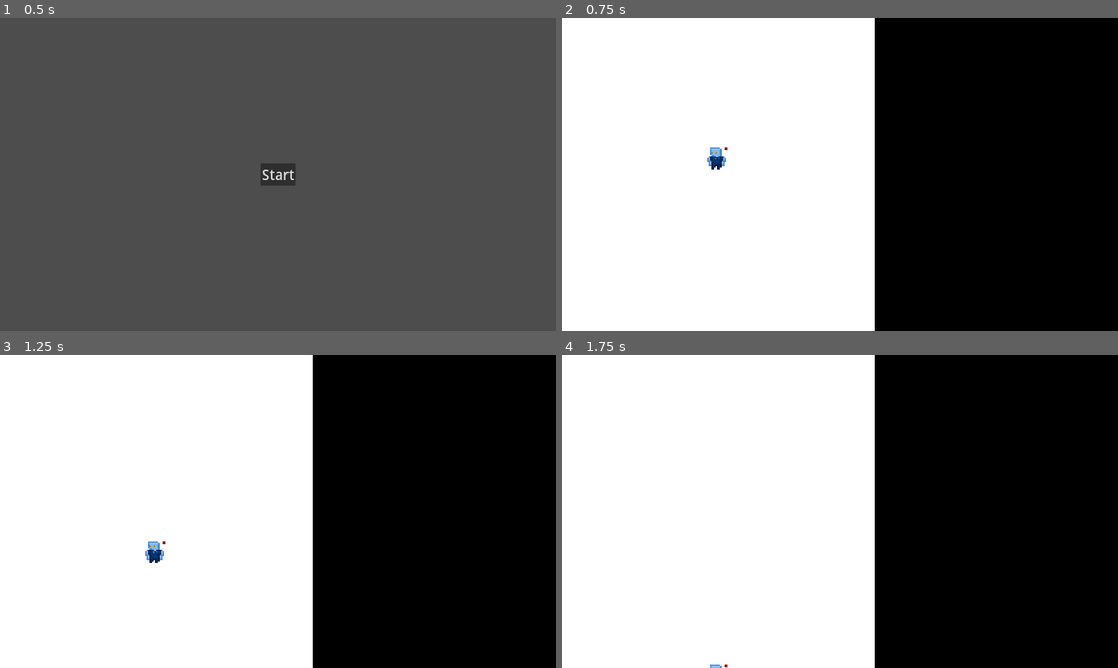
Above: before the commit, frames 1-4 (two rows, left to right).
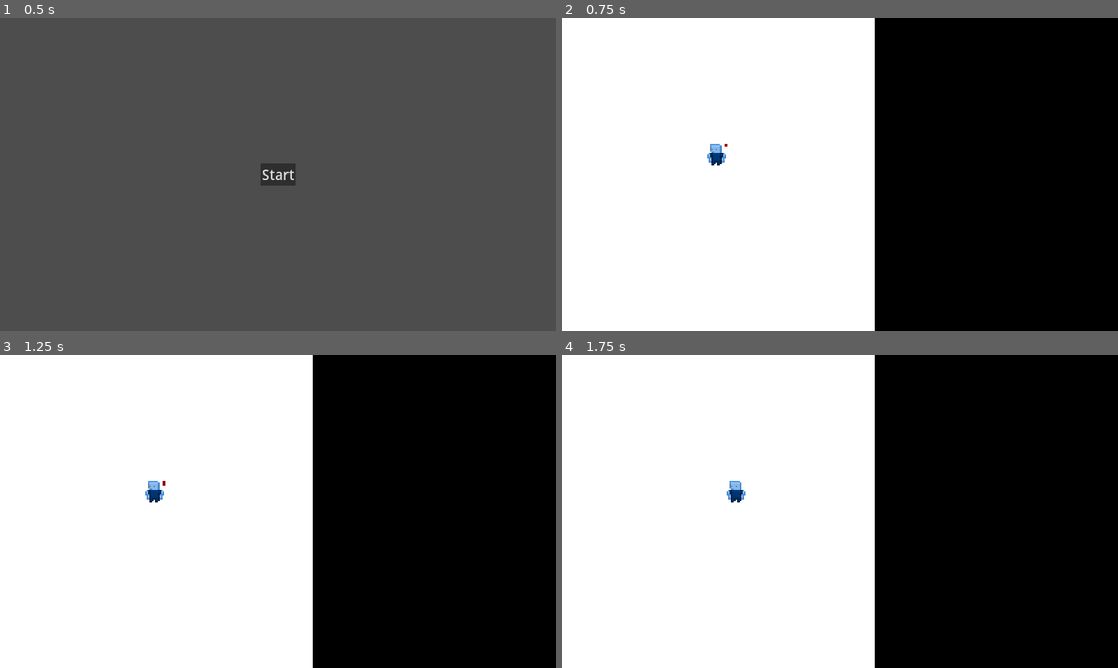
Above: after the commit, the same moments.

Repository: calvinowen27/LiveDieEscape
Game: Godot game, scene res://scenes/ui/title_screen.tscn
Two runs of this game, one before a commit and one after it. Both use one fixed random seed, a clock stepped at 60 frames per second and the inputs below.
Inputs:
- Up to frame 1 (0.5 s): no input
- Up to frame 2 (0.75 s): click "Start" at 0.5 s
- Up to frame 3 (1.25 s): no input
- Up to frame 4 (1.75 s): hold D (move_right) from 1.28 s (still down)

Frame 1 is identical in both runs. In frame 2, 0.2% of the frame differs, in the area x 26-30%, y 40-49%; in frame 3, 0.3%, in the area x 26-30%, y 40-67%; in frame 4, 0.2%.

Commit message:
state machine idle <--> walk working correctly, looking good

Diff:
--- a/player_state.gd
+++ /dev/null
@@ -1,6 +0,0 @@
-extends State
-
-class_name PlayerState
-
-func _physics_process(delta: float) -> void:
-	pass
--- a/scenes/player/player.tscn
+++ b/scenes/player/player.tscn
@@ -1,23 +1,35 @@
-[gd_scene load_steps=5 format=3 uid="uid://dsjw11gafshw3"]
+[gd_scene load_steps=7 format=3 uid="uid://dsjw11gafshw3"]
 
 [ext_resource type="PackedScene" uid="uid://c8qusfhw71qlq" path="res://scenes/player/player_walk.tscn" id="1_5cvwq"]
 [ext_resource type="Script" path="res://scenes/player/player.gd" id="1_fa2xx"]
+[ext_resource type="Script" path="res://scenes/player/player_state.gd" id="2_4s0rh"]
 [ext_resource type="PackedScene" uid="uid://dx4duiho1gprs" path="res://scenes/player/player_idle.tscn" id="2_ml3m3"]
 [ext_resource type="SpriteFrames" uid="uid://dq3cnfmwtht6e" path="res://resources/art/player_animations.tres" id="4_nowlt"]
 
+[sub_resource type="CapsuleShape2D" id="CapsuleShape2D_mifri"]
+radius = 32.0
+height = 76.0
+
 [node name="Player" type="RigidBody2D"]
+gravity_scale = 0.0
+lock_rotation = true
 script = ExtResource("1_fa2xx")
 
-[node name="StateMachine" type="Node2D" parent="."]
+[node name="PlayerState" type="Node" parent="."]
+script = ExtResource("2_4s0rh")
+
+[node name="PlayerIdle" parent="PlayerState" instance=ExtResource("2_ml3m3")]
 metadata/_edit_group_ = true
 
-[node name="PlayerIdle" parent="StateMachine" instance=ExtResource("2_ml3m3")]
-
-[node name="PlayerWalk" parent="StateMachine" instance=ExtResource("1_5cvwq")]
+[node name="PlayerWalk" parent="PlayerState" instance=ExtResource("1_5cvwq")]
 speed = 2
+metadata/_edit_group_ = true
 
 [node name="CollisionShape2D" type="CollisionShape2D" parent="."]
+position = Vector2(-3, 1)
+shape = SubResource("CapsuleShape2D_mifri")
 
-[node name="AnimatedSprite2D" type="AnimatedSprite2D" parent="CollisionShape2D"]
+[node name="AnimatedSprite2D" type="AnimatedSprite2D" parent="."]
+scale = Vector2(5, 5)
 sprite_frames = ExtResource("4_nowlt")
 animation = &"player_walk"
--- a/scenes/player/player_idle.gd
+++ b/scenes/player/player_idle.gd
@@ -1,6 +1,20 @@
 extends PlayerState
 
 func _ready() -> void:
-	super._ready()
+	pass
 
-	$AnimatedSprite2D.animation = "player_idle"
+func _process(delta: float) -> void:
+	pass
+
+func state_init() -> void:
+	super.state_init()
+	_animated_sprite.animation = "player_idle"
+	_animated_sprite.play()
+
+func update(delta: float) -> String:
+	var move_vec = Input.get_vector("move_left", "move_right", "move_up", "move_down")
+
+	if move_vec != Vector2.ZERO:
+		return "PlayerWalk"
+
+	return name
--- /dev/null
+++ b/scenes/player/player_state.gd
@@ -0,0 +1,33 @@
+extends State
+
+class_name PlayerState
+
+var _rigidbody: RigidBody2D
+var _animated_sprite: AnimatedSprite2D
+
+func _ready() -> void:
+	_set_curr_state(get_node("PlayerIdle"))
+
+func _process(delta: float) -> void:
+	if _curr_state != null:
+		var next_state_name = _curr_state.update(delta)
+		if next_state_name != _curr_state.name:
+			_set_curr_state(get_node(next_state_name))
+
+func enable():
+	pass
+
+func state_init() -> void:
+	pass
+
+func _set_curr_state(new_state: State) -> void:
+	super._set_curr_state(new_state)
+
+	if _curr_state != null:
+		_curr_state.player_enable(get_parent(), get_parent().get_node("AnimatedSprite2D"))
+
+func player_enable(rigidbody: RigidBody2D, animated_sprite: AnimatedSprite2D) -> void:
+	_rigidbody = rigidbody
+	_animated_sprite = animated_sprite
+
+	super.enable()
--- a/scenes/player/player_state.tscn
+++ b/scenes/player/player_state.tscn
@@ -1,26 +1,6 @@
-[gd_scene load_steps=4 format=3 uid="uid://c3ta8j7vd1u2w"]
+[gd_scene load_steps=2 format=3 uid="uid://c3ta8j7vd1u2w"]
 
-[ext_resource type="Script" path="res://player_state.gd" id="1_en63d"]
-[ext_resource type="SpriteFrames" uid="uid://dq3cnfmwtht6e" path="res://resources/art/player_animations.tres" id="2_kjr4e"]
+[ext_resource type="Script" path="res://scenes/player/player_state.gd" id="1_en63d"]
 
-[sub_resource type="CapsuleShape2D" id="CapsuleShape2D_8gvfy"]
-radius = 32.0
-height = 76.0
-
-[node name="PlayerBehavior" type="Node2D"]
+[node name="Node" type="Node"]
 script = ExtResource("1_en63d")
-metadata/_edit_group_ = true
-
-[node name="RigidBody2D" type="RigidBody2D" parent="."]
-collision_layer = 3
-gravity_scale = 0.0
-lock_rotation = true
-
-[node name="CollisionShape2D" type="CollisionShape2D" parent="RigidBody2D"]
-position = Vector2(-3, 3)
-shape = SubResource("CapsuleShape2D_8gvfy")
-
-[node name="AnimatedSprite2D" type="AnimatedSprite2D" parent="."]
-scale = Vector2(5, 5)
-sprite_frames = ExtResource("2_kjr4e")
-animation = &"player_idle"
--- a/scenes/player/player_walk.gd
+++ b/scenes/player/player_walk.gd
@@ -4,16 +4,22 @@
 @export var speed = 2
 
 func _ready() -> void:
-	super._ready()
-
-	$AnimatedSprite2D.animation = "player_walk"
+	pass
 
 func _process(delta: float) -> void:
-	super._physics_process(delta)
+	pass
 
-	move_dir = Input.get_vector("move_right", "move_left", "move_up", "move_down")
+func state_init() -> void:
+	super.state_init()
+	_animated_sprite.animation = "player_walk"
+	_animated_sprite.play()
 
-	$RigidBody2D.linear_velocity = move_dir * (150 + speed * 10)
-	#print($RigidBody2D.position)
+func update(delta: float) -> String:
+	move_dir = Input.get_vector("move_left", "move_right", "move_up", "move_down")
 
-	#print("processing")
+	_rigidbody.linear_velocity = move_dir * (150 + speed * 10)
+
+	if move_dir == Vector2.ZERO:
+		return "PlayerIdle"
+
+	return name
--- a/scenes/player/player_walk.tscn
+++ b/scenes/player/player_walk.tscn
@@ -5,4 +5,4 @@
 
 [node name="PlayerWalk" instance=ExtResource("1_h148c")]
 script = ExtResource("1_jcook")
-speed = null
+speed = 2
--- a/state.gd
+++ b/state.gd
@@ -10,15 +10,23 @@
 	disable()
 
 func _process(delta: float) -> void:
-	pass
+	if _curr_state != null:
+		_curr_state.update(delta)
+
+func update(delta: float) -> String:
+	return name
 
 # disable current behavior and set new one
-func _set_curr_state(new_behavior: State) -> void:
+func _set_curr_state(new_state: State) -> void:
 	if _curr_state != null:
 		_curr_state.disable()
 
-	_curr_state = new_behavior
-	_curr_state.enable()
+	_curr_state = new_state
+	if _curr_state != null:
+		_curr_state.enable()
+
+func state_init() -> void:
+	pass
 
 func disable() -> void:
 	set_process(false)
@@ -29,3 +37,4 @@
 	set_process(true)
 	set_physics_process(true)
 	_is_enabled = true
+	state_init()
Binary file changed: resources/art/character.aseprite
